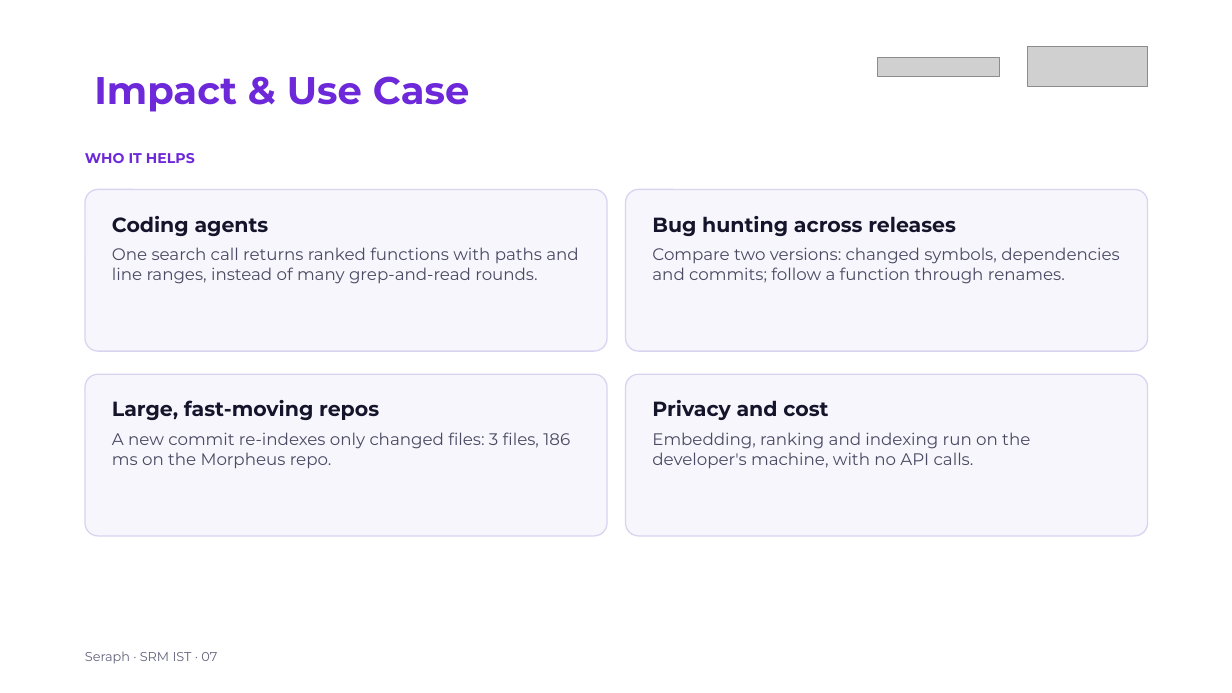
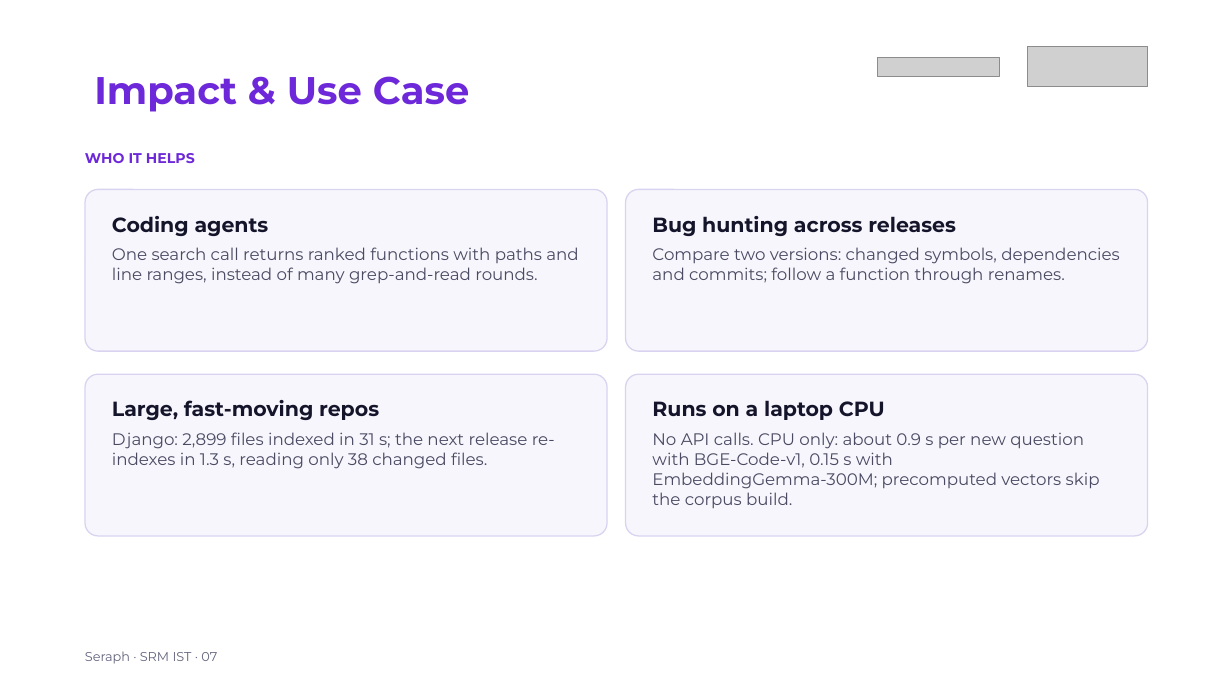
Before and after one commit to wtfPrethiv/seraph, a slide deck: slide 7 of docs/SRM_floppydisk_Submission.pptx. Drawn at 1232x693 pixels with LibreOffice and Linux fonts; fonts in the diff are those of the drawing; grey boxes stand for pictures. Boxes give left, top, right and bottom in pixels: in the first picture for what was removed or moved away, otherwise in the second. Text is boxed around its words. In the diff, an @@ line names an element or a change of style, - is before the commit and + after.

```diff
--- a/docs/SRM_floppydisk_Submission.pptx
+++ b/docs/SRM_floppydisk_Submission.pptx
@@ text in rounded rectangle at (652,400,1100,508): text changed @@
-Privacy and cost
-Embedding, ranking and indexing run on the developer's machine, with no API calls.
+Runs on a laptop CPU
+No API calls. CPU only: about 0.9 s per new question with BGE-Code-v1, 0.15 s with EmbeddingGemma-300M; precomputed vectors skip the corpus build.
@@ text in rounded rectangle at (112,432,555,469): text changed @@
-A new commit re-indexes only changed files: 3 files, 186 ms on the Morpheus repo.
+Django: 2,899 files indexed in 31 s; the next release re-indexes in 1.3 s, reading only 38 changed files.
```
Also in this commit, not shown: 1 other slide changed, 1 other file.
